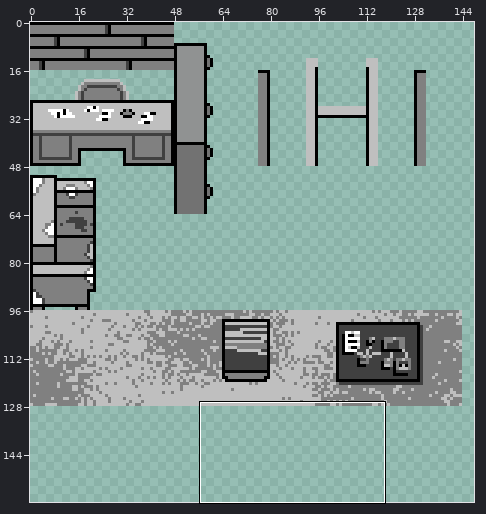
File history of a sprite sheet, Aseprite-Art/Office-TileSet-BW.png. The picture above shows the old version from afar; the outline marks the close-up.
Close-up. First the earlier version:
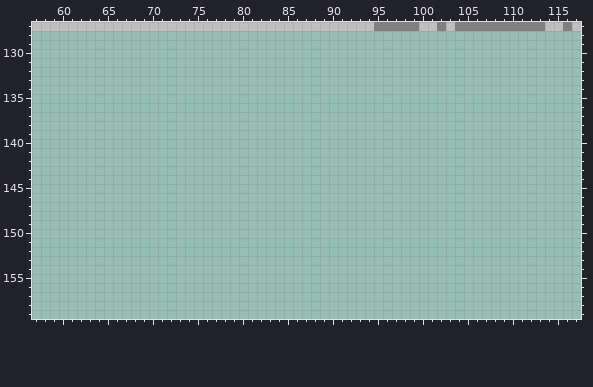
The file is 160x160 pixels. Colours within 5 levels of each other are drawn and written as one. Shown: x 57..117, y 127..159. The wide view leaves out empty margins. The commit also changed other parts of the picture, which this record leaves out.
The result:
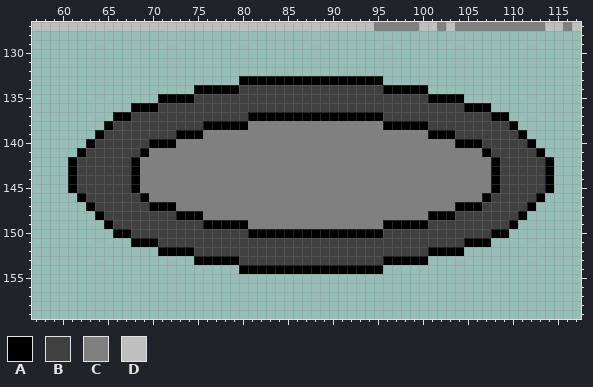
Palette (. is transparent): A #000000  B #404040  C #808080  D #bfbfbf
Edits made:
@@ x 57..117 @@
 132 .............................................................
-133 .............................................................
-134 .............................................................
-135 .............................................................
-136 .............................................................
-137 .............................................................
-138 .............................................................
-139 .............................................................
-140 .............................................................
-141 .............................................................
-142 .............................................................
-143 .............................................................
-144 .............................................................
-145 .............................................................
-146 .............................................................
-147 .............................................................
-148 .............................................................
-149 .............................................................
-150 .............................................................
-151 .............................................................
-152 .............................................................
-153 .............................................................
-154 .............................................................
+133 .......................AAAAAAAAAAAAAAAA......................
+134 ..................AAAAABBBBBBBBBBBBBBBBAAAAA.................
+135 ..............AAAABBBBBBBBBBBBBBBBBBBBBBBBBBAAAA.............
+136 ...........AAABBBBBBBBBBBBBBBBBBBBBBBBBBBBBBBBBBAAA..........
+137 .........AABBBBBBBBBBBBBAAAAAAAAAAAAAAABBBBBBBBBBBBAA........
+138 ........ABBBBBBBBBBAAAAACCCCCCCCCCCCCCCAAAAABBBBBBBBBA.......
+139 .......ABBBBBBBBAAACCCCCCCCCCCCCCCCCCCCCCCCCAAABBBBBBBA......
+140 ......ABBBBBBAAACCCCCCCCCCCCCCCCCCCCCCCCCCCCCCCAAABBBBBA.....
+141 .....ABBBBBBACCCCCCCCCCCCCCCCCCCCCCCCCCCCCCCCCCCCCABBBBBA....
+142 ....ABBBBBBACCCCCCCCCCCCCCCCCCCCCCCCCCCCCCCCCCCCCCCABBBBBA...
+143 ....ABBBBBBACCCCCCCCCCCCCCCCCCCCCCCCCCCCCCCCCCCCCCCABBBBBA...
+144 ....ABBBBBBACCCCCCCCCCCCCCCCCCCCCCCCCCCCCCCCCCCCCCCABBBBBA...
+145 ....ABBBBBBACCCCCCCCCCCCCCCCCCCCCCCCCCCCCCCCCCCCCCCABBBBBA...
+146 .....ABBBBBBACCCCCCCCCCCCCCCCCCCCCCCCCCCCCCCCCCCCCABBBBBA....
+147 ......ABBBBBBAAACCCCCCCCCCCCCCCCCCCCCCCCCCCCCCCAAABBBBBA.....
+148 .......ABBBBBBBBAAACCCCCCCCCCCCCCCCCCCCCCCCCAAABBBBBBBA......
+149 ........ABBBBBBBBBBAAAAACCCCCCCCCCCCCCCAAAAABBBBBBBBBA.......
+150 .........AABBBBBBBBBBBBBAAAAAAAAAAAAAAABBBBBBBBBBBBAA........
+151 ...........AAABBBBBBBBBBBBBBBBBBBBBBBBBBBBBBBBBBAAA..........
+152 ..............AAAABBBBBBBBBBBBBBBBBBBBBBBBBBAAAA.............
+153 ..................AAAAABBBBBBBBBBBBBBBBAAAAA.................
+154 .......................AAAAAAAAAAAAAAAA......................
 155 .............................................................
Pixel boxes of the changes (left, top, right, bottom) in both close-ups:
added: (68, 76, 554, 274)
